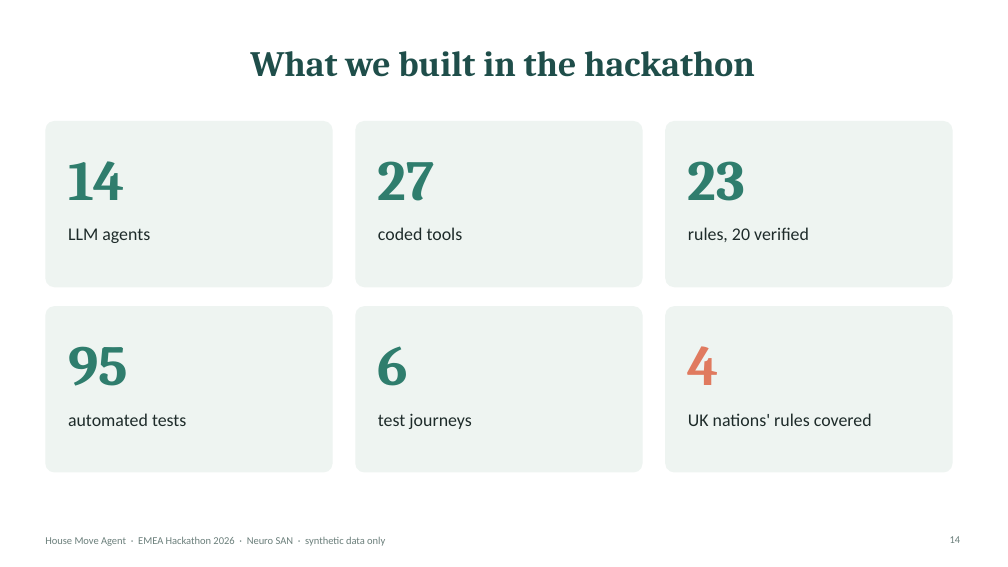
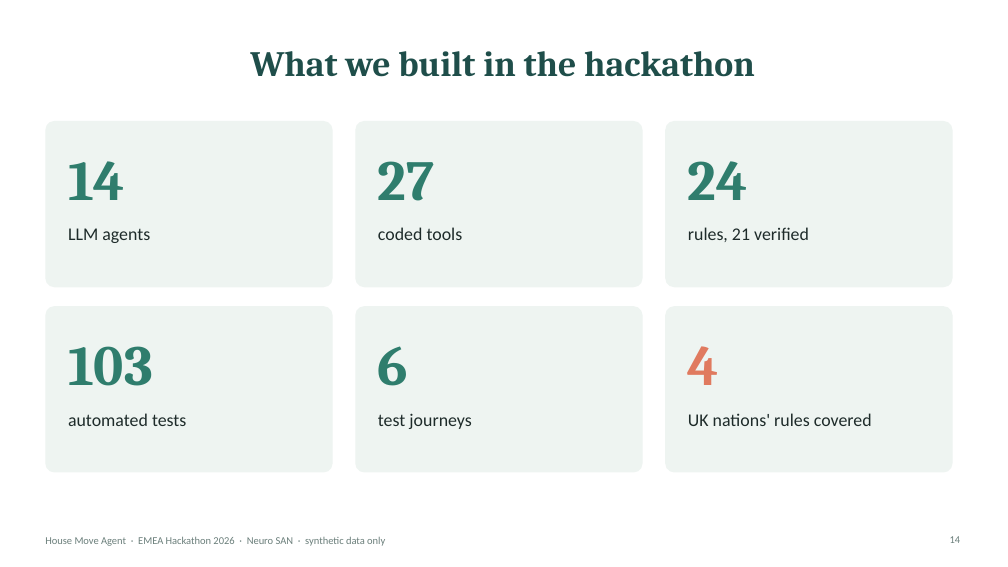
Before and after one commit to varadarajp/neuro-san-house-move, a slide deck: slide 14 of House_Move_Agent.pptx. Drawn at 1008x567 pixels with LibreOffice and Linux fonts; fonts in the diff are those of the drawing. Boxes give left, top, right and bottom in pixels: in the first picture for what was removed or moved away, otherwise in the second. Text is boxed around its words. In the diff, an @@ line names an element or a change of style, - is before the commit and + after.

```diff
--- a/House_Move_Agent.pptx
+++ b/House_Move_Agent.pptx
@@ text at [688, 161, 748, 200]: text changed @@
-23
+24
@@ text at [688, 227, 809, 242]: text changed @@
-rules, 20 verified
+rules, 21 verified
@@ text at [68, 346, 153, 386]: text changed @@
-95
+103
```
Also in this commit, not shown: 1 other slide changed, 10 other files.
